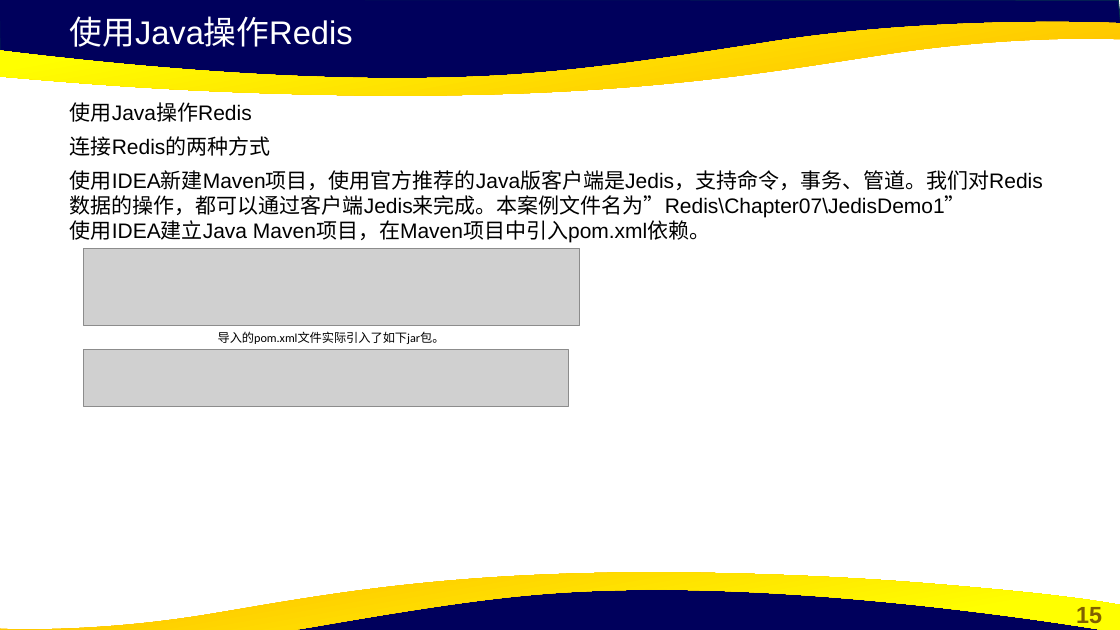
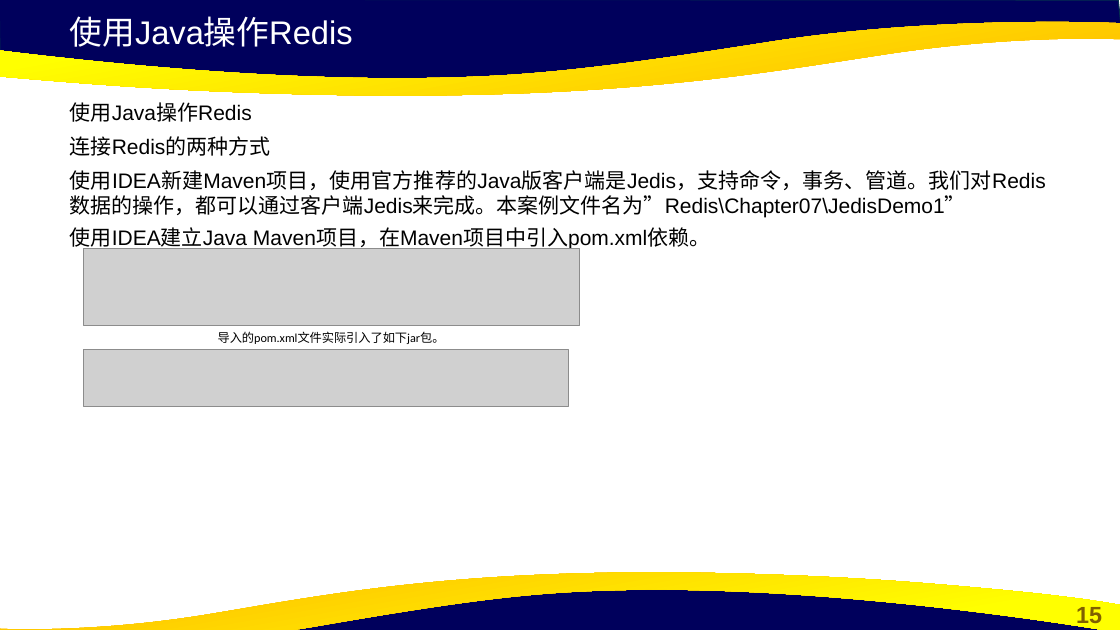
Before and after one commit to cxinping/Redis, a slide deck: slide 15 of ppt/第7章 Redis开发实战.pptx. Drawn at 1120x630 pixels with LibreOffice and Linux fonts; fonts in the diff are those of the drawing; grey boxes stand for pictures; background and template pictures are left out. Boxes give left, top, right and bottom in pixels: in the first picture for what was removed or moved away, otherwise in the second. Text is boxed around its words. In the diff, an @@ line names an element or a change of style, - is before the commit and + after.

```diff
--- a/ppt/第7章 Redis开发实战.pptx
+++ b/ppt/第7章 Redis开发实战.pptx
@@ text at [70,170,1046,251]: text changed @@
-使用IDEA新建Maven项目，使用官方推荐的Java版客户端是Jedis，支持命令，事务、管道。我们对Redis数据的操作，都可以通过客户端Jedis来完成。本案例文件名为”Redis\Chapter07\JedisDemo1” 使用IDEA建立Java Maven项目，在Maven项目中引入pom.xml依赖。
+使用IDEA新建Maven项目，使用官方推荐的Java版客户端是Jedis，支持命令，事务、管道。我们对Redis数据的操作，都可以通过客户端Jedis来完成。本案例文件名为”Redis\Chapter07\JedisDemo1”
+使用IDEA建立Java Maven项目，在Maven项目中引入pom.xml依赖。
```
Also in this commit, not shown: 20 other slides changed, 1 other file.
